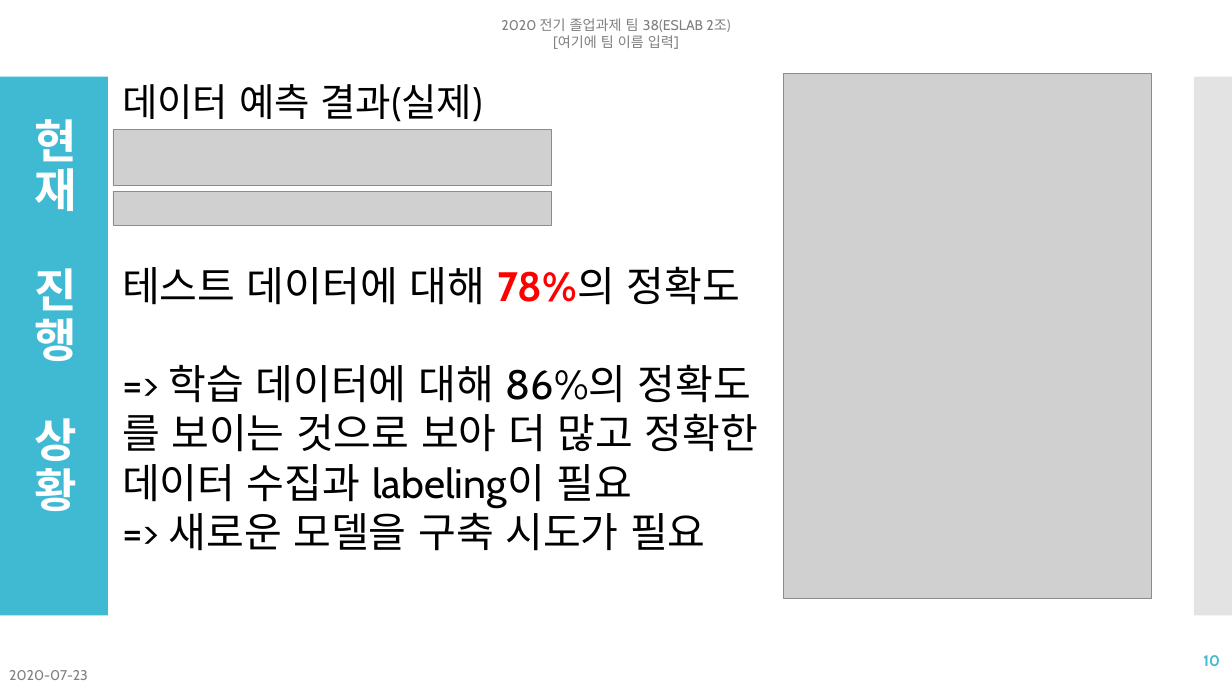
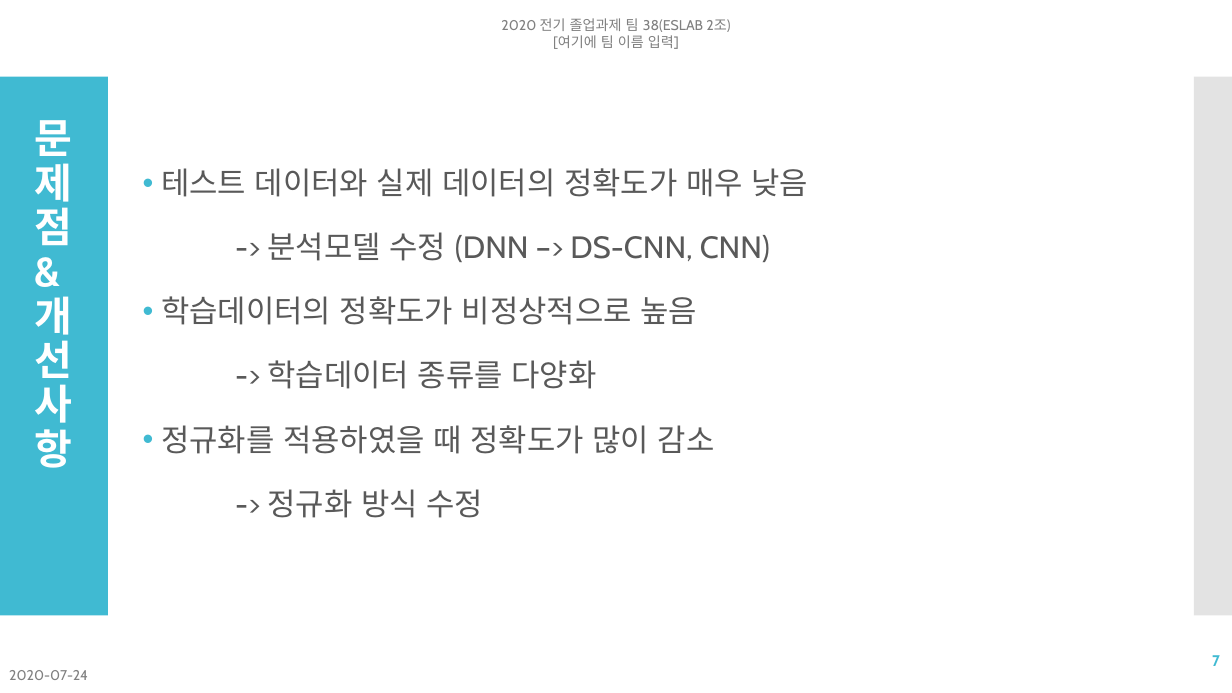
Before and after one commit to NgaAdrain/TEAM_Enter_Text_Here, a slide deck: slide 7 of Reports/발표/졸업과제 다섯번째 발표 2조.pptx (slide 10 before the commit). Drawn at 1232x693 pixels with LibreOffice and Linux fonts; fonts in the diff are those of the drawing; grey boxes stand for pictures. Boxes give left, top, right and bottom in pixels: in the first picture for what was removed or moved away, otherwise in the second. Text is boxed around its words. In the diff, an @@ line names an element or a change of style, - is before the commit and + after.

```diff
--- a/Reports/발표/졸업과제 다섯번째 발표 2조.pptx
+++ b/Reports/발표/졸업과제 다섯번째 발표 2조.pptx
@@ text removed at box(122, 84, 483, 122) @@
-데이터 예측 결과(실제)
@@ picture removed at box(784, 74, 1152, 599) @@
@@ title at box(35, 120, 73, 468): text changed; size 36 to 32 pt @@
-현재 진행 상황
+문제점& 개선사항
@@ picture removed at box(113, 129, 551, 186) @@
@@ text added at box(161, 168, 809, 518), 24 pt, text #595959 @@
+• 테스트 데이터와 실제 데이터의 정확도가 매우 낮음
+-> 분석모델 수정 (DNN –> DS-CNN, CNN)
+• 학습데이터의 정확도가 비정상적으로 높음
+-> 학습데이터 종류를 다양화
+• 정규화를 적용하였을 때 정확도가 많이 감소
+-> 정규화 방식 수정
@@ picture removed at box(113, 191, 551, 226) @@
@@ text removed at box(122, 266, 757, 551) @@
-테스트 데이터에 대해 78%의 정확도
-=> 학습 데이터에 대해 86%의 정확도
-를 보이는 것으로 보아 더 많고 정확한
-데이터 수집과 labeling이 필요
-=> 새로운 모델을 구축 시도가 필요
@@ page number at box(1212, 655, 1220, 666): text changed @@
-10
+7
@@ text at box(9, 670, 88, 680): text changed @@
-2020-07-23
+2020-07-24
```
Also in this commit, not shown: 3 other slides changed, 3 slides removed, 8 other files.
